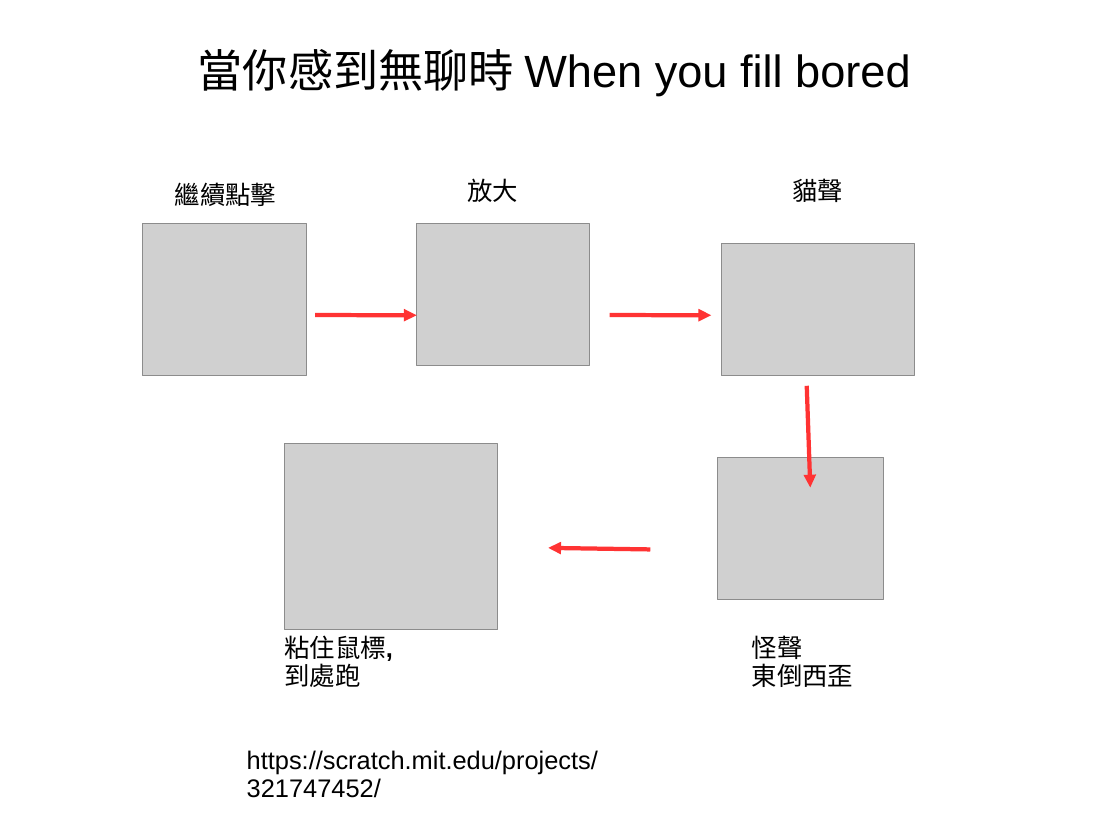
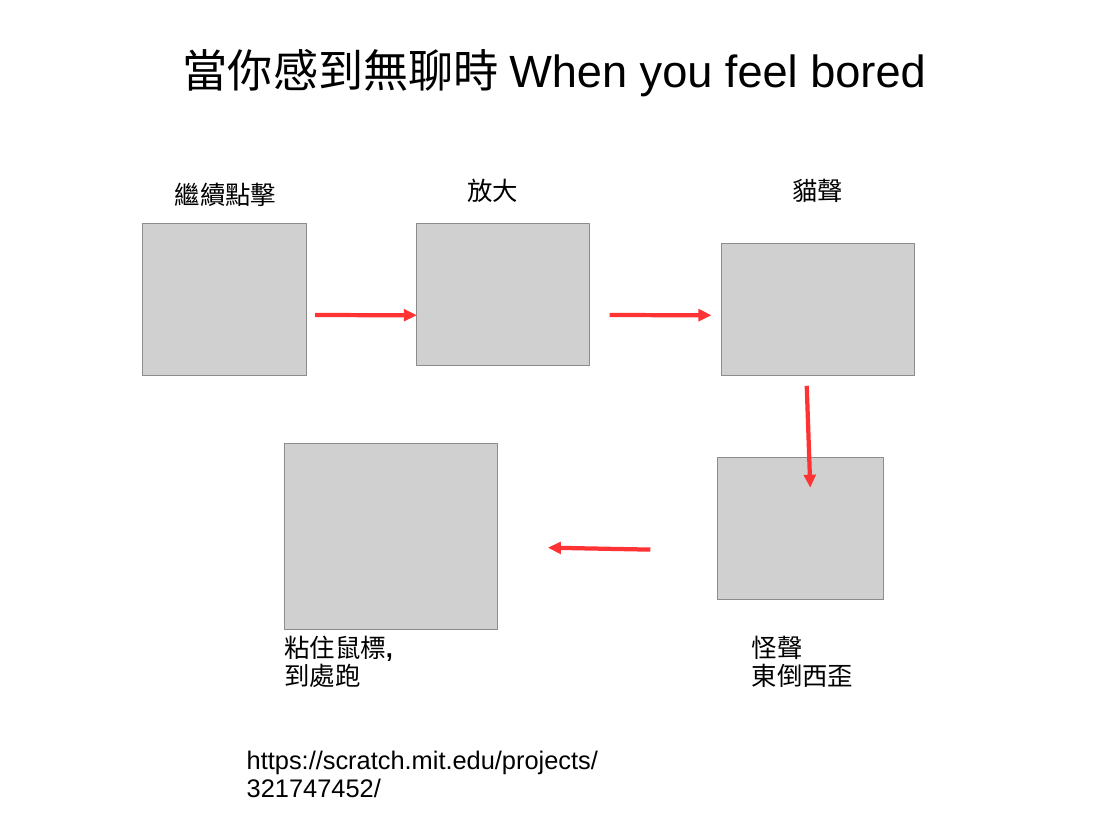
Before and after one commit to kienchen/tungli_ai, a slide deck: slide 4 of Programming/scratch.ppt. Drawn at 1120x840 pixels with LibreOffice and Linux fonts; fonts in the diff are those of the drawing; grey boxes stand for pictures. Boxes give left, top, right and bottom in pixels: in the first picture for what was removed or moved away, otherwise in the second. Text is boxed around its words. In the diff, an @@ line names an element or a change of style, - is before the commit and + after.

Commit message:
update

```diff
--- a/Programming/scratch.ppt
+++ b/Programming/scratch.ppt
@@ title at <box>183,49,925,95</box>: text changed @@
-當你感到無聊時 When you fill bored
+當你感到無聊時 When you feel bored
```
Also in this commit, not shown: 1 other slide changed.
